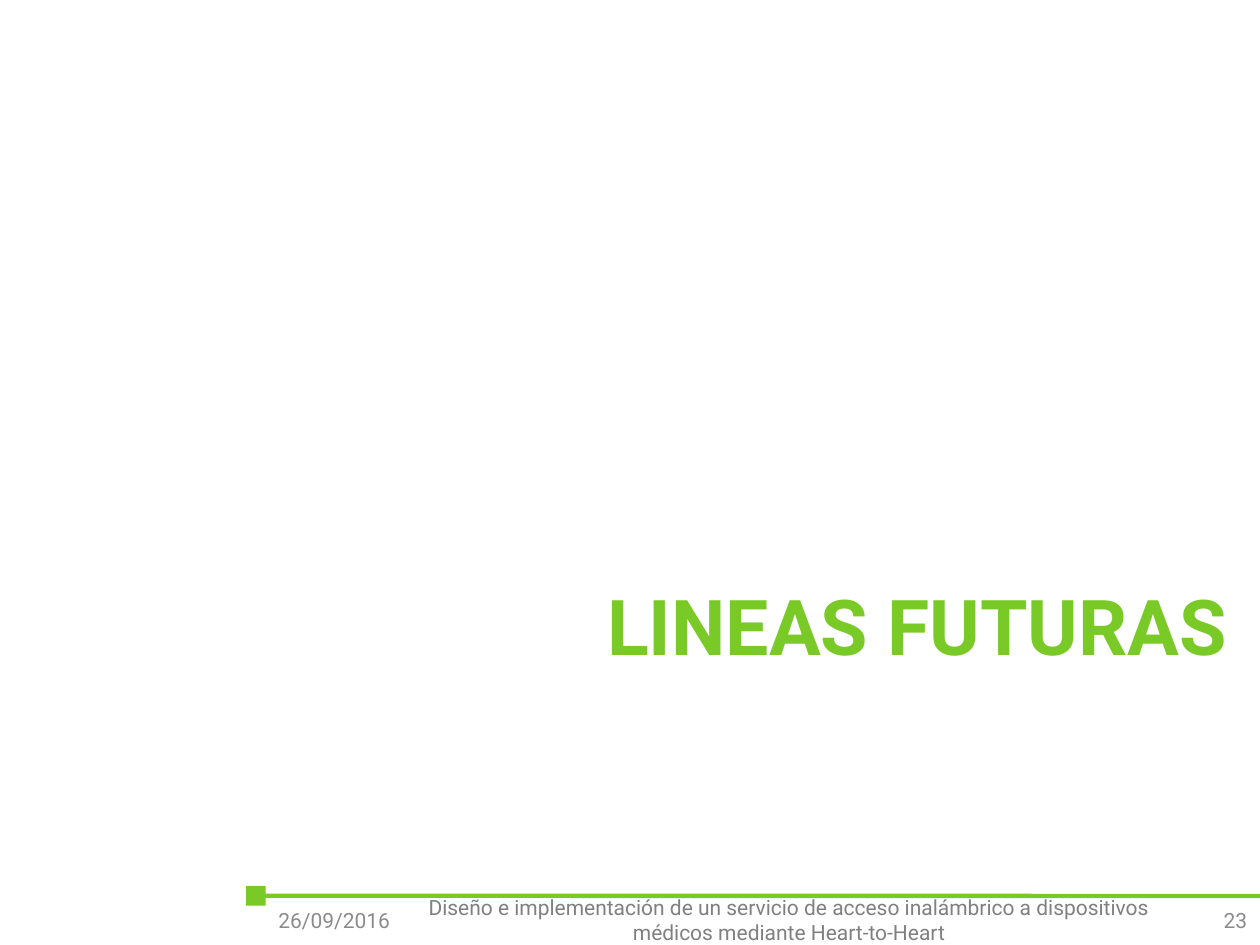
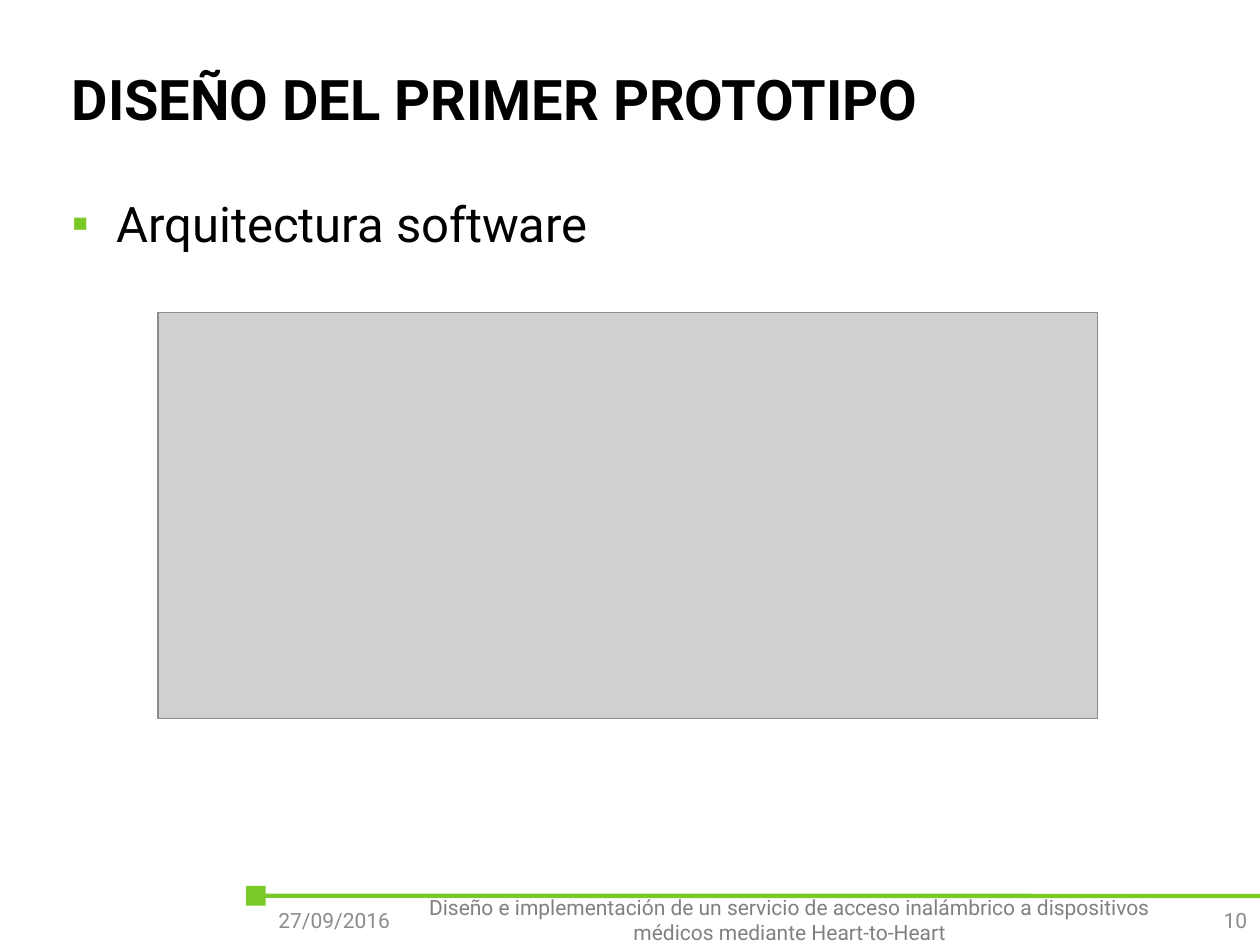
Before and after one commit to outsidersdelaelectronica/tiic-2015, a slide deck: slide 10 of doc/Tomas/presentacion/Diseño e implementación de un servicio de acceso inalámbrico a dispositivos médicos mediante Heart-to-Heart.pptx (slide 23 before the commit). Drawn at 1260x945 pixels with LibreOffice and Linux fonts; fonts in the diff are those of the drawing; grey boxes stand for pictures; background and template pictures are left out. Boxes give left, top, right and bottom in pixels: in the first picture for what was removed or moved away, otherwise in the second. Text is boxed around its words. In the diff, an @@ line names an element or a change of style, - is before the commit and + after.

```diff
--- a/doc/Tomas/presentacion/Diseño e implementación de un servicio de acceso inalámbrico a dispositivos médicos mediante Heart-to-Heart.pptx
+++ b/doc/Tomas/presentacion/Diseño e implementación de un servicio de acceso inalámbrico a dispositivos médicos mediante Heart-to-Heart.pptx
@@ title added at [72,69,917,121], 32 pt, text #000000, bold @@
+DISEÑO DEL PRIMER PROTOTIPO
@@ text added at [116,204,588,252], 28 pt, text #000000 @@
+▪ Arquitectura software
@@ picture added at [158,312,1097,719] @@
@@ title removed at [607,599,1226,656] @@
-LINEAS FUTURAS
@@ text at [278,913,390,929]: text changed @@
-26/09/2016
+27/09/2016
@@ page number at [1224,913,1248,928]: text changed @@
-23
+10
```
Also in this commit, not shown: 23 other slides changed, 1 slide removed.
